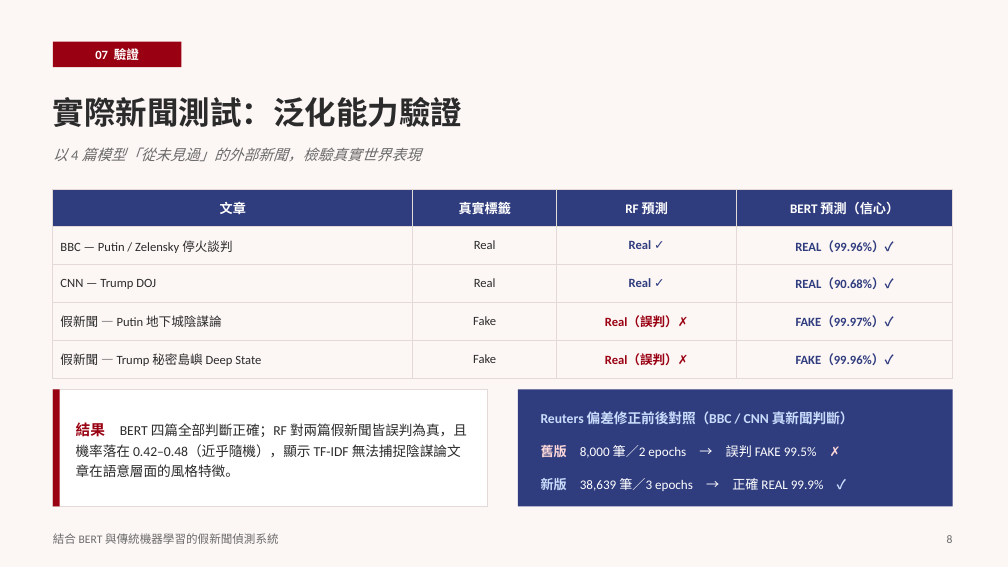
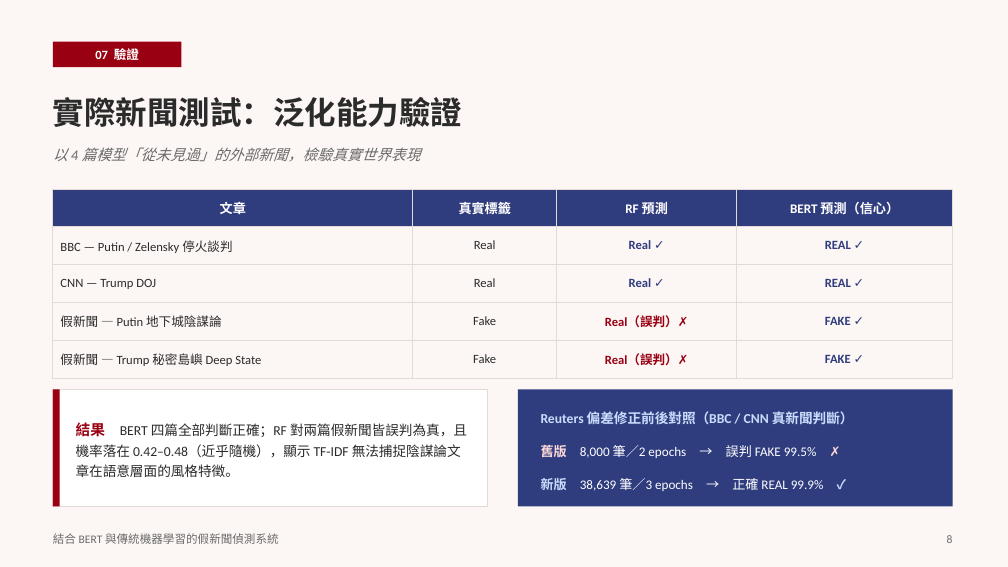
Before and after one commit to IanChen611/114-2-NLP-Fake-News, a slide deck: slide 12 of document/假新聞偵測系統實驗報告.pptx (slide 11 before the commit). Drawn at 1008x567 pixels with LibreOffice and Linux fonts; fonts in the diff are those of the drawing. Boxes give left, top, right and bottom in pixels: in the first picture for what was removed or moved away, otherwise in the second. Text is boxed around its words. In the diff, an @@ line names an element or a change of style, - is before the commit and + after.

```diff
--- a/document/假新聞偵測系統實驗報告.pptx
+++ b/document/假新聞偵測系統實驗報告.pptx
@@ table at (53, 189, 953, 378) @@
-row 2, column 4: REAL（99.96%）✓
+row 2, column 4: REAL ✓
-row 3, column 4: REAL（90.68%）✓
+row 3, column 4: REAL ✓
-row 4, column 4: FAKE（99.97%）✓
+row 4, column 4: FAKE ✓
-row 5, column 4: FAKE（99.96%）✓
+row 5, column 4: FAKE ✓
```
Also in this commit, not shown: 2 other slides changed, 1 slide added.
